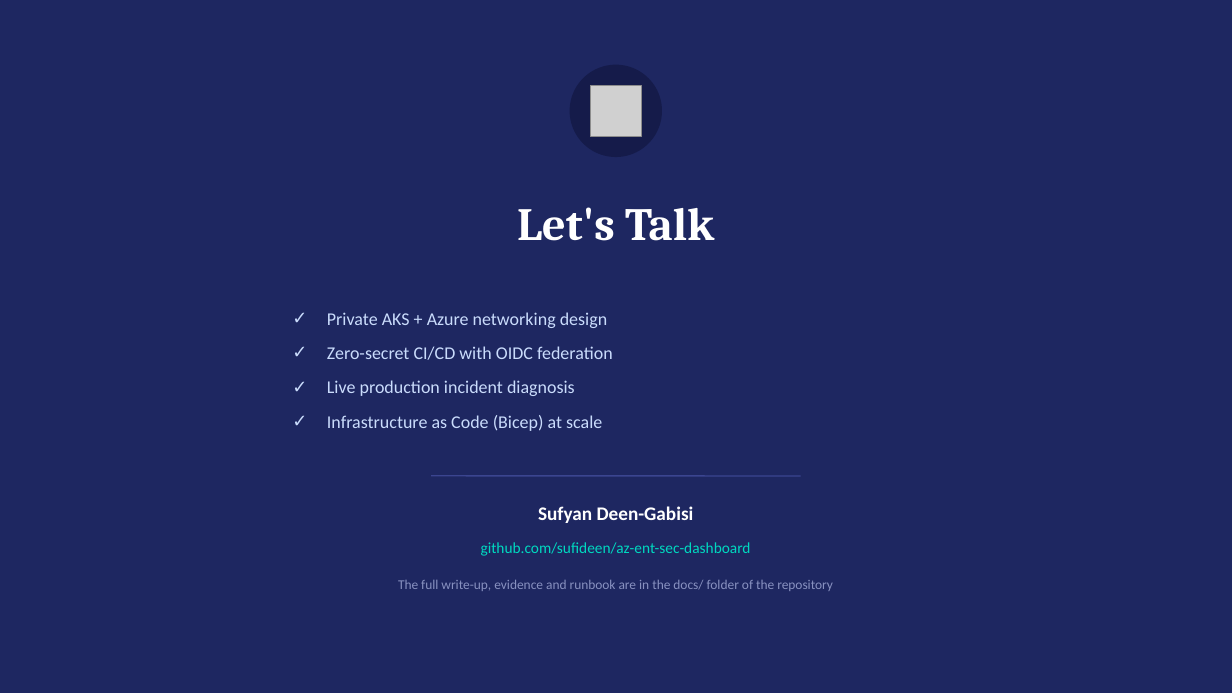
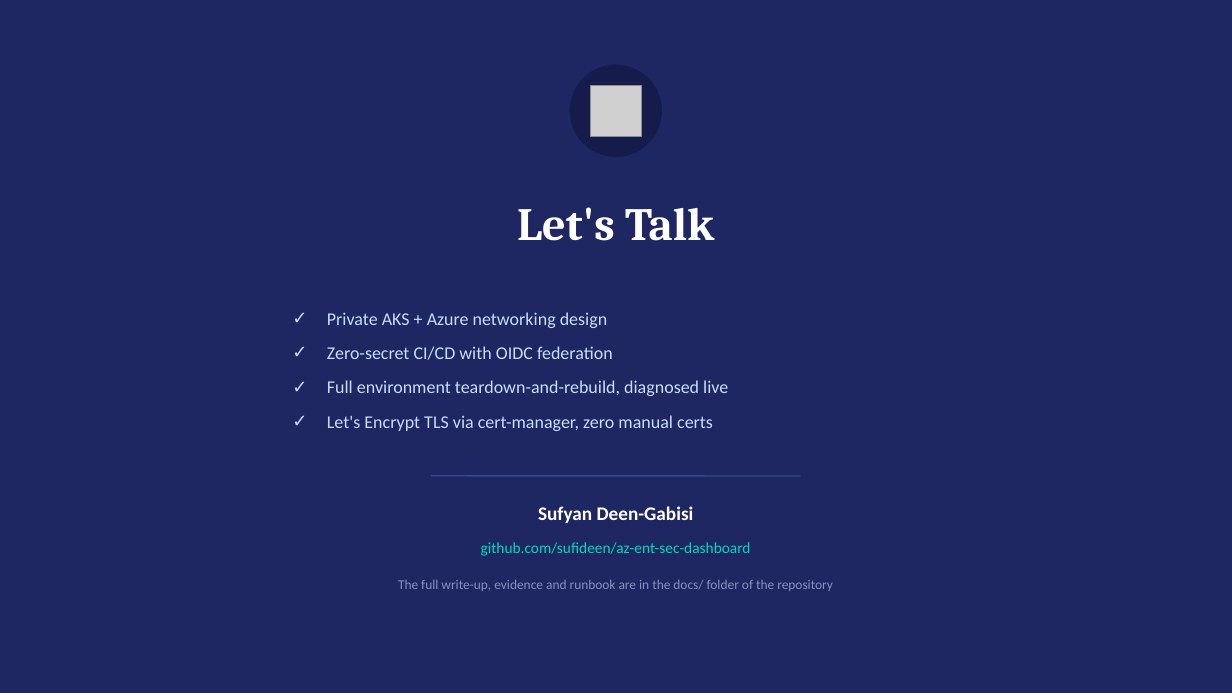
Before and after one commit to sufideen/az-ent-sec-dashboard, a slide deck: slide 4 of docs/webplat-kubernetes-showcase.pptx (slide 11 before the commit). Drawn at 1232x693 pixels with LibreOffice and Linux fonts; fonts in the diff are those of the drawing; grey boxes stand for pictures. Boxes give left, top, right and bottom in pixels: in the first picture for what was removed or moved away, otherwise in the second. Text is boxed around its words. In the diff, an @@ line names an element or a change of style, - is before the commit and + after.

```diff
--- a/docs/webplat-kubernetes-showcase.pptx
+++ b/docs/webplat-kubernetes-showcase.pptx
@@ text at (x1=327, y1=380, x2=728, y2=431): text changed @@
-✓ Live production incident diagnosis
-✓ Infrastructure as Code (Bicep) at scale
+✓ Full environment teardown-and-rebuild, diagnosed live
+✓ Let's Encrypt TLS via cert-manager, zero manual certs
```
Also in this commit, not shown: 3 other slides changed, 7 slides removed, 4 other files.
